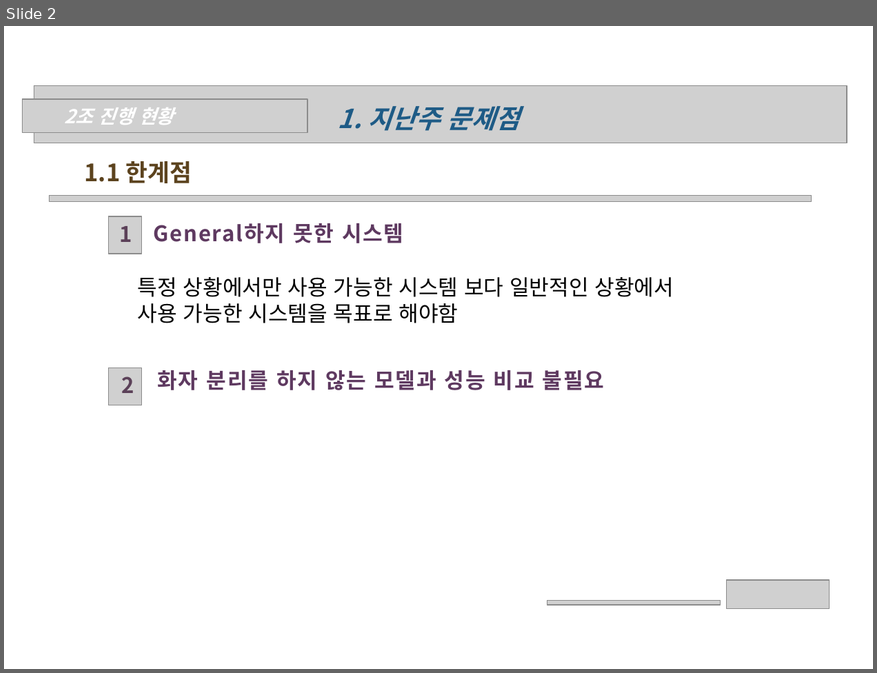
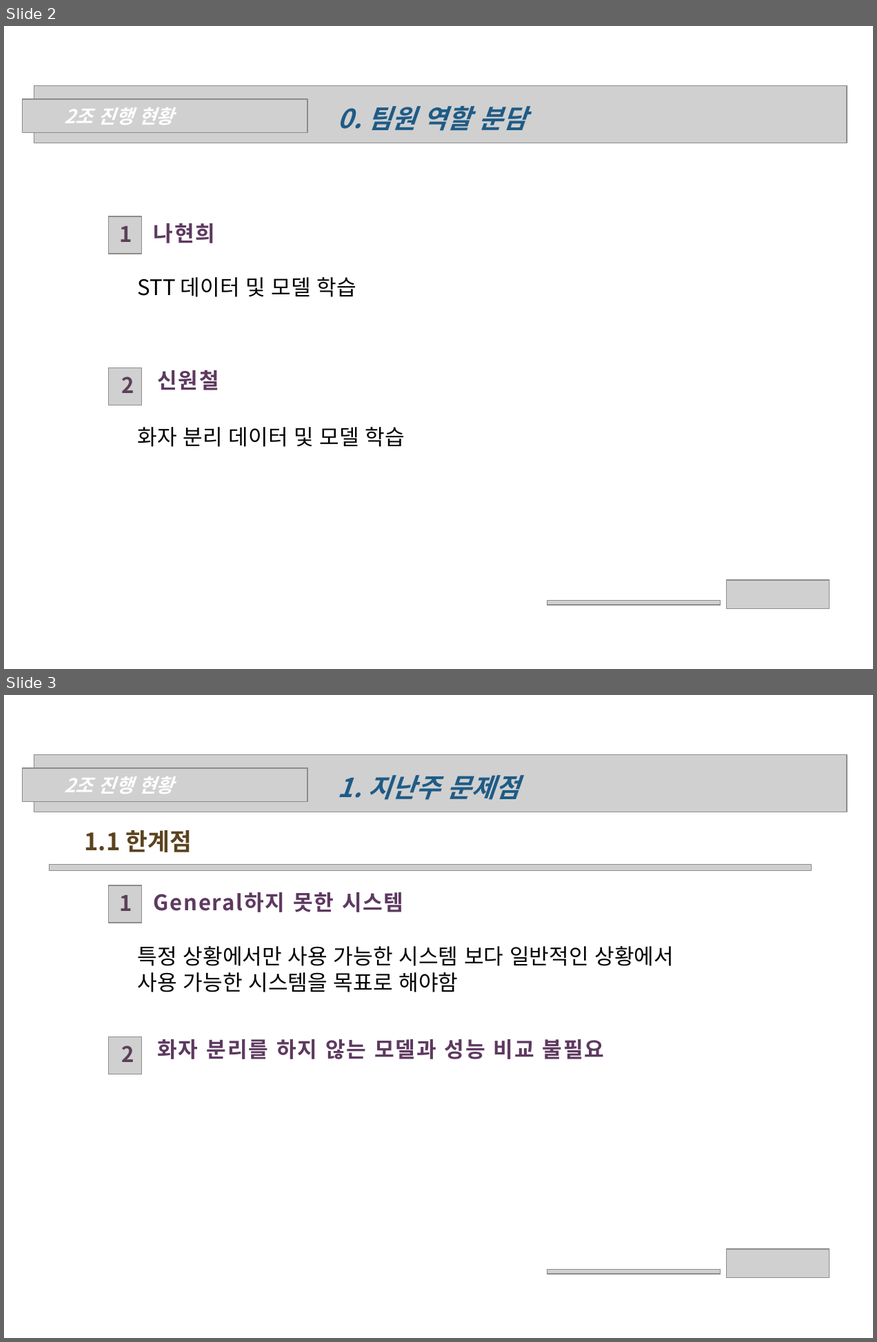
Before and after one commit to wonchul98/audio-to-summary, a slide deck: ppt/0310_2조_나현희_신원철.pptx. Shown one above the other, each under a label of ours: slide 2 before the commit, slides 2 and 3 after it. The pictures are 877x673 and 877x1342 pixels, drawn with LibreOffice and Linux fonts; fonts in the diff are those of the drawing; grey boxes stand for pictures; background and template pictures are left out. Boxes give left, top, right and bottom in pixels: in the first picture for what was removed or moved away, otherwise in the second. Text is boxed around its words. In the diff, an @@ line names an element or a change of style, - is before the commit and + after.

```diff
--- a/ppt/0310_2조_나현희_신원철.pptx
+++ b/ppt/0310_2조_나현희_신원철.pptx
@@ slide 2 added at (4, 26, 873, 669), background picture (left out) @@
@@ picture added at (34, 85, 848, 143) @@
@@ picture added at (22, 99, 308, 133) @@
@@ text added at (64, 107, 174, 125), 16 pt, text #FFFFFF, bold, italic @@
+2조 진행 현황
@@ text added at (338, 106, 527, 131), 22 pt, text #1E5B86, bold, italic @@
+0. 팀원 역할 분담
@@ picture added at (108, 217, 141, 254) @@
@@ text added at (119, 226, 132, 242), 18 pt, text #5B4058, bold @@
+1
@@ text added at (154, 223, 215, 243), 18 pt, text #5E3960, bold @@
+나현희
@@ text added at (138, 277, 357, 297), 18 pt, text #000000 @@
+STT 데이터 및 모델 학습
@@ picture added at (108, 368, 141, 405) @@
@@ text added at (122, 377, 134, 393), 18 pt, text #5B4058, bold @@
+2
@@ text added at (158, 370, 219, 390), 18 pt, text #5E3960, bold @@
+신원철
@@ text added at (138, 427, 405, 447), 18 pt, text #000000 @@
+화자 분리 데이터 및 모델 학습
@@ picture added at (727, 580, 831, 608) @@
@@ picture added at (548, 601, 720, 605) @@
@@ what was slide 2 is now slide 3 @@
```
Also in this commit, not shown: 2 slides changed, 1 other slide added, 2 other files.
